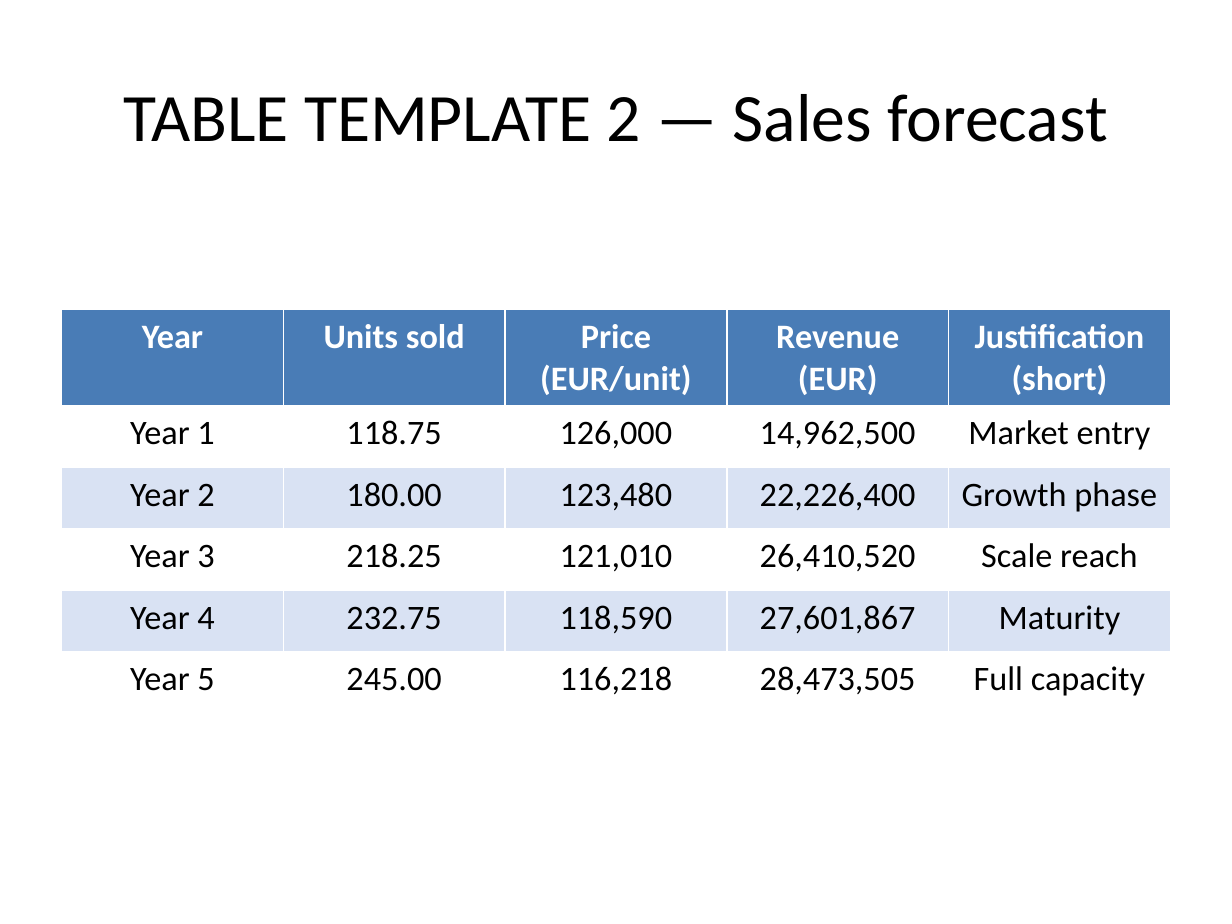
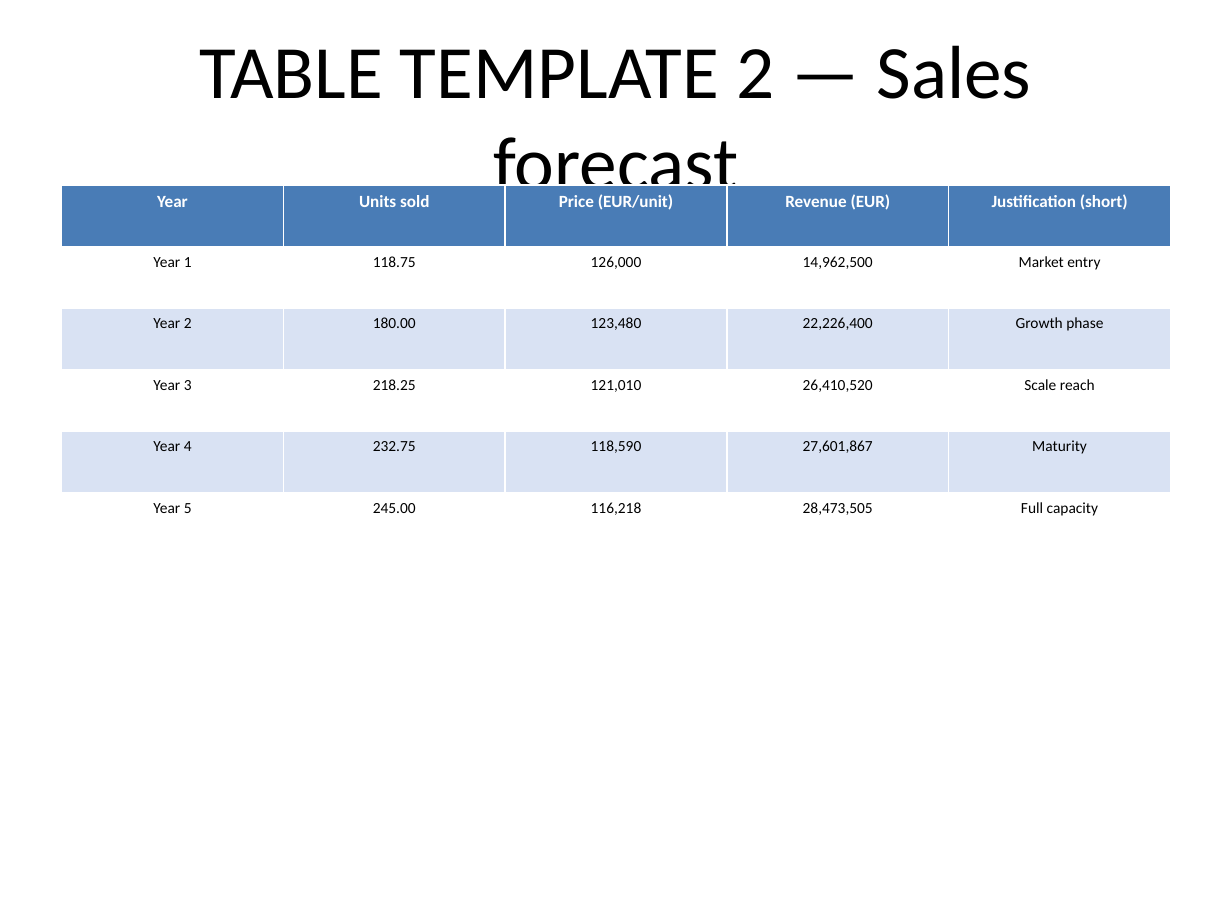
Before and after one commit to tchalt/Python-Case-Study-Analysis, a slide deck: slide 4 of Production_Financial_Plan_Presentation.pptx. Drawn at 1232x924 pixels with LibreOffice and Linux fonts; fonts in the diff are those of the drawing. Boxes give left, top, right and bottom in pixels: in the first picture for what was removed or moved away, otherwise in the second. Text is boxed around its words. In the diff, an @@ line names an element or a change of style, - is before the commit and + after.

```diff
--- a/Production_Financial_Plan_Presentation.pptx
+++ b/Production_Financial_Plan_Presentation.pptx
@@ title "TABLE TEMPLATE 2 — Sales ..." at <box>199,45,1032,207</box>: size 39.6 to 44 pt @@
@@ table at <box>62,185,1170,554</box> @@
@@ size 20 to 10 pt in "Year", "Units sold", "Price (EUR/unit)", "Revenue (EUR)" and 1 more places @@
@@ size 20 to 9 pt in "Year 1", "118.75", "126,000", "14,962,500" and 21 more places @@
@@ table: place and size @@
-table at <box>62,309,1170,712</box>
+table at <box>62,185,1170,554</box>
```
Also in this commit, not shown: 8 other slides changed, 1 slide removed, 1 other file.
